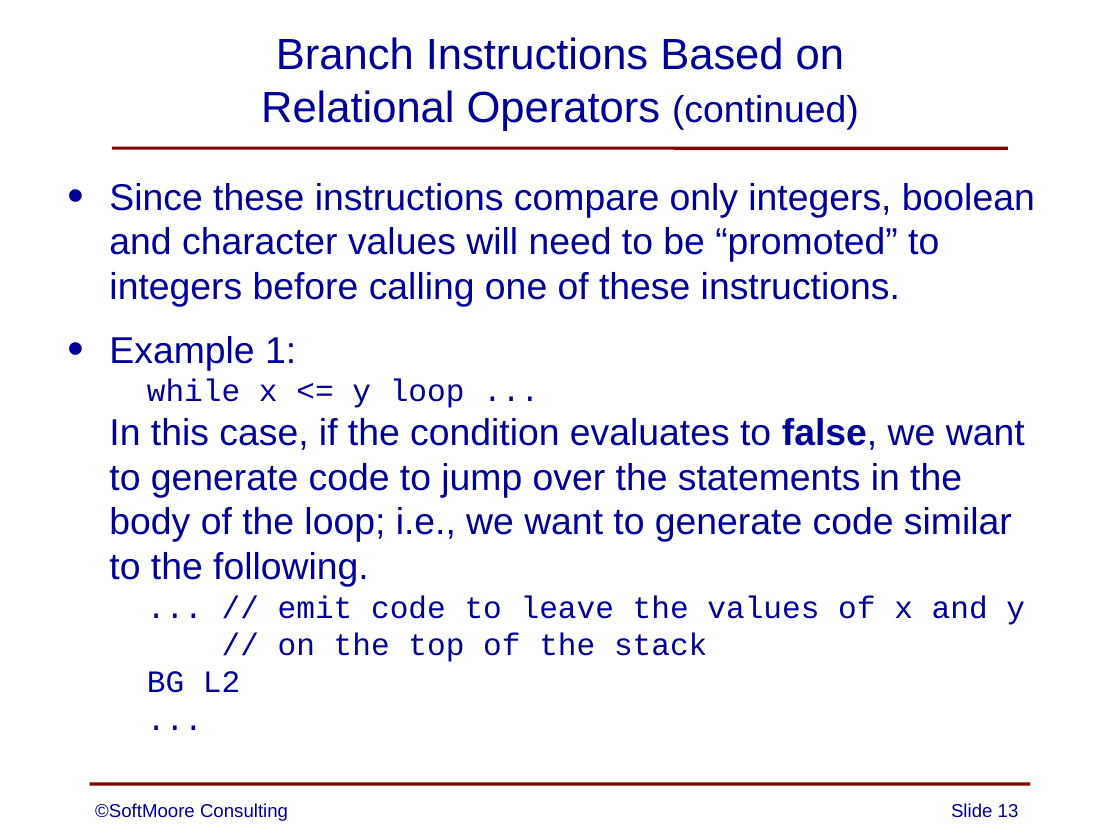
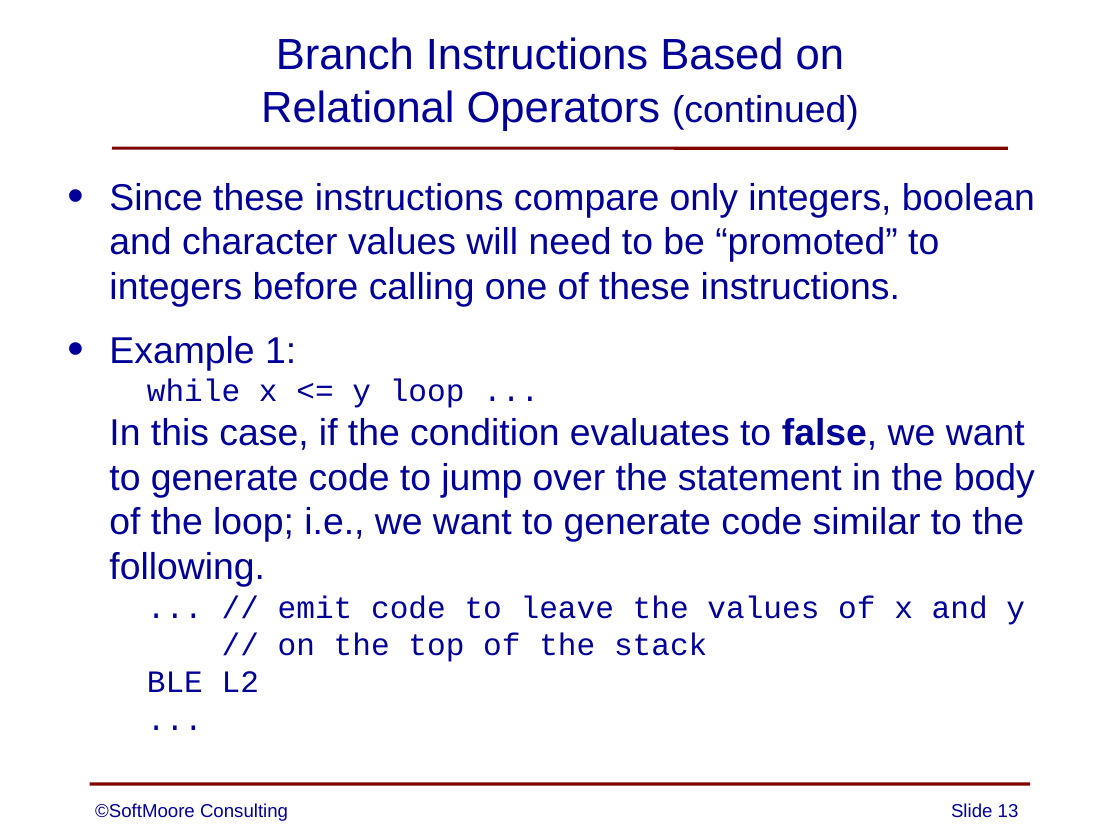
Before and after one commit to SoftMoore/CPRL-Kt-2nd, a slide deck: slide 13 of PowerPoints/11 - Code Generation.pptx. Drawn at 1120x840 pixels with LibreOffice and Linux fonts; fonts in the diff are those of the drawing. Boxes give left, top, right and bottom in pixels: in the first picture for what was removed or moved away, otherwise in the second. Text is boxed around its words. In the diff, an @@ line names an element or a change of style, - is before the commit and + after.

```diff
--- a/PowerPoints/11 - Code Generation.pptx
+++ b/PowerPoints/11 - Code Generation.pptx
@@ text at <box>109,336,1035,692</box>: text changed @@
-• Example 1:
-  while x <= y loop ...
-  In this case, if the condition evaluates to false, we want to generate code to jump over the statements in the body of the loop; i.e., we want to generate code similar to the following.
-  ... // emit code to leave the values of x and y
-  // on the top of the stack
-  BG L2
-  ...
+• Example 1:
+  while x <= y loop ...
+  In this case, if the condition evaluates to false, we want to generate code to jump over the statement in the body of the loop; i.e., we want to generate code similar to the following.
+  ... // emit code to leave the values of x and y
+  // on the top of the stack
+  BLE L2
+  ...
```
Also in this commit, not shown: 4 other slides changed, 2 other files.
